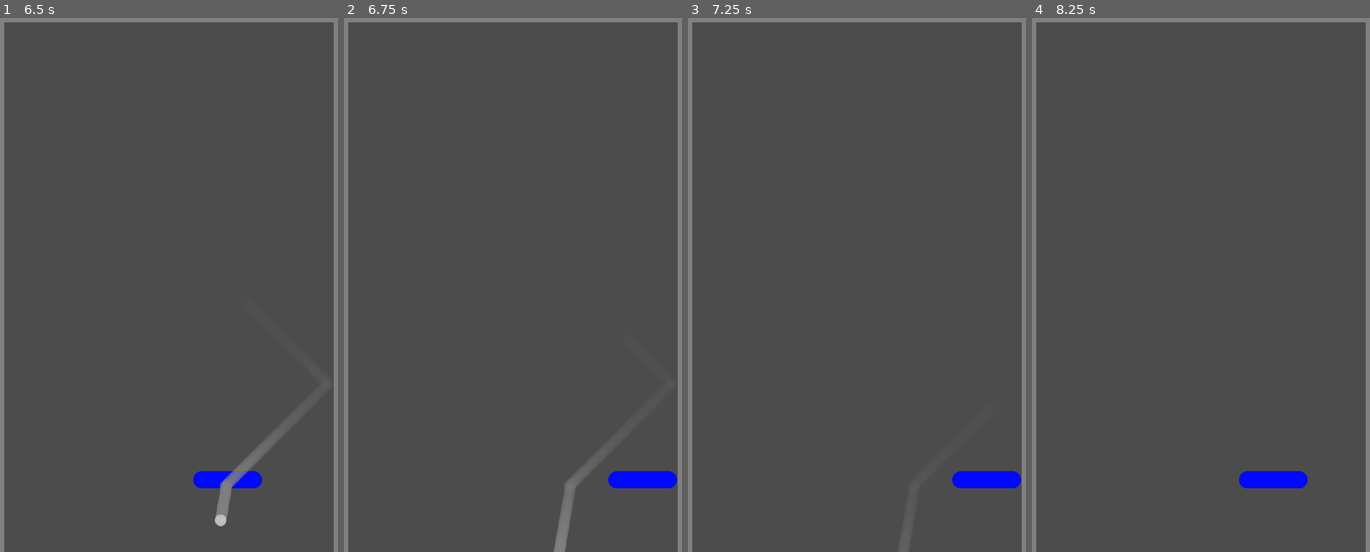
Above: before the commit, frames 1-4 (left to right).
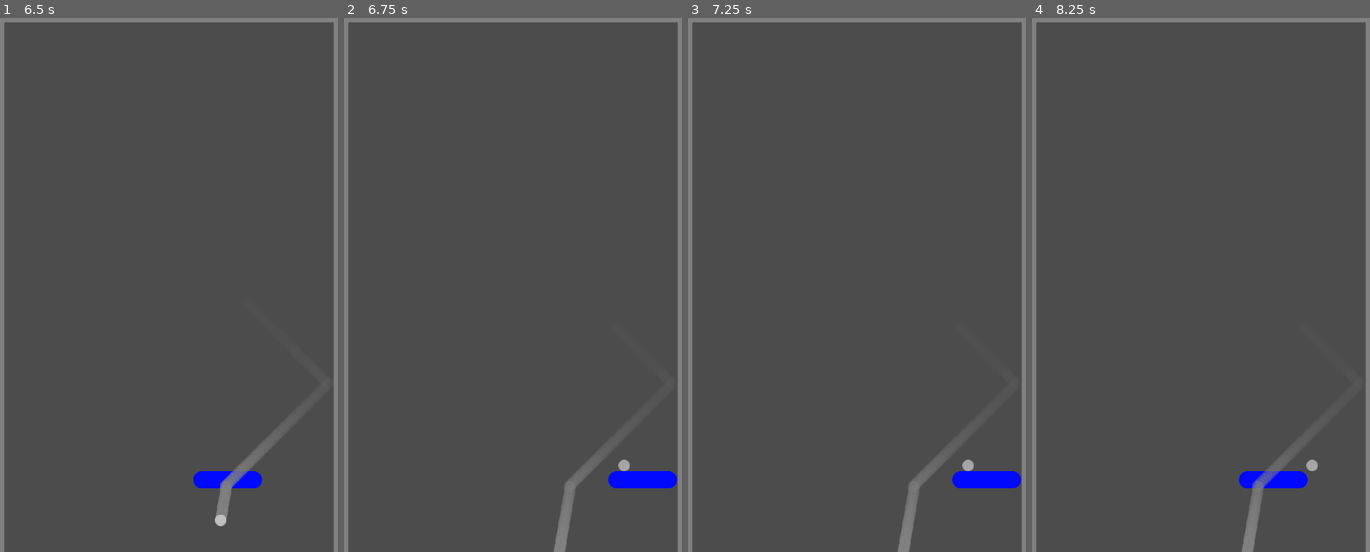
Above: after the commit, the same moments.

Repository: vivisuke/GodotBreak
Game: Godot game, scene res://MainScene.tscn
Same seed, same stepped clock (60 frames per second), same inputs: the game is played once before the commit and once after it.
Inputs:
- Up to frame 1 (6.5 s): tap Enter at 0.5 s; hold Right (ui_right) 0.53-1.28 s; hold Left (ui_left) 1.28-2.03 s; hold Right (ui_right) 2.03-3.53 s; hold Left (ui_left) 3.53-5.78 s; hold Right (ui_right) from 5.78 s (still down)
- Up to frame 2 (6.75 s): keep holding Right (ui_right)
- Up to frame 3 (7.25 s): keep holding Right (ui_right)
- Up to frame 4 (8.25 s): tap Space at 7.25 s; tap Enter at 8 s; release Right (ui_right) at 8.03 s; hold Left (ui_left) from 8.03 s (still down)

Frame 1 is identical in both runs. In frame 2, less than 0.1% of the frame differs, in the area x 81-85%, y 82-85%; in frame 3, 0.5%; in frame 4, 0.7%, in the area x 61-85%, y 80-100%.

Commit message:
0010 ◎ C 05/01 05/01 0.001│ToDo│ボールが下に抜けた場合は、パッド上に移動しポーズ

Diff:
--- a/GodotBreak/MainScene.gd
+++ b/GodotBreak/MainScene.gd
@@ -20,6 +20,11 @@
 	var dx = int(Input.is_action_pressed("ui_right")) - int(Input.is_action_pressed("ui_left"))
 	if dx != 0:
 		$Pad.move_and_collide(Vector2(dx*PAD_MOVE_UNIT, 0) * delta)
+	if $Ball.position.y >= SCREEN_HEIGHT:
+		pause = true
+		$Ball.position = $Pad.position
+		$Ball.position.y -= 20
+		vel = Vector2(200, -200)	# 右上方向
 	if pause:
 		return
 	var collide = $Ball.move_and_collide(vel*delta)
@@ -28,6 +33,8 @@
 		vel = vel.bounce(collide.normal)
 	pass
 func _on_BallTimer_timeout():
+	if pause:
+		return
 	var bt = BallTail.instance()
 	bt.position = $Ball.position
 	bt.modulate.a = 1.0
Not shown, changed: GodotBreak.spr
